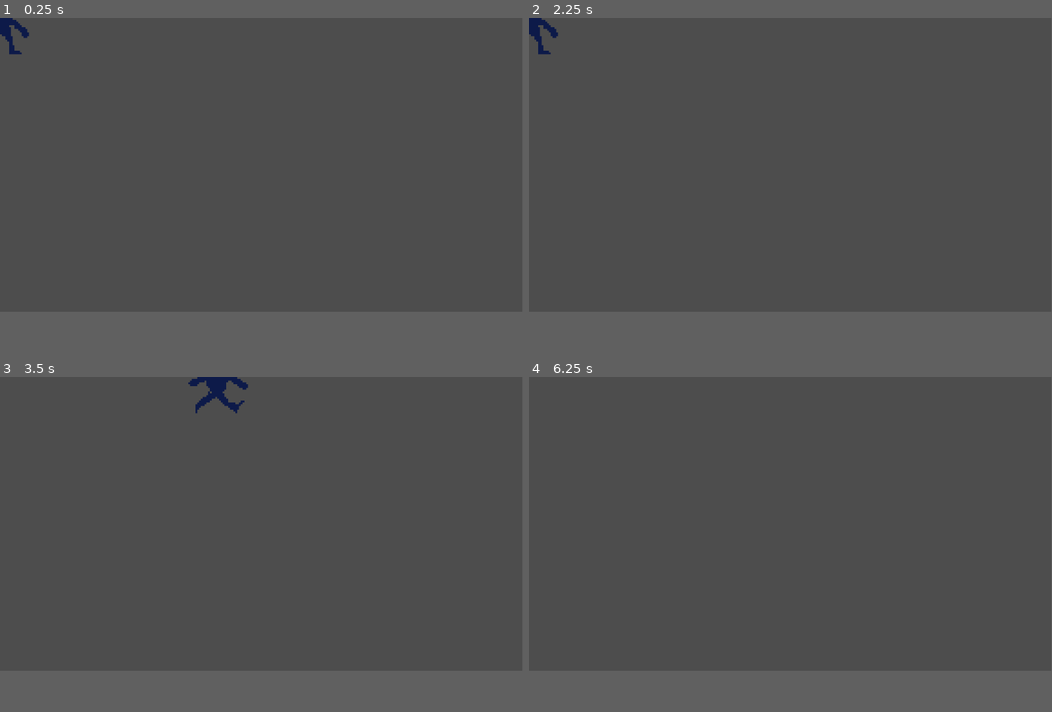
Above: before the commit, frames 1-4 (two rows, left to right).
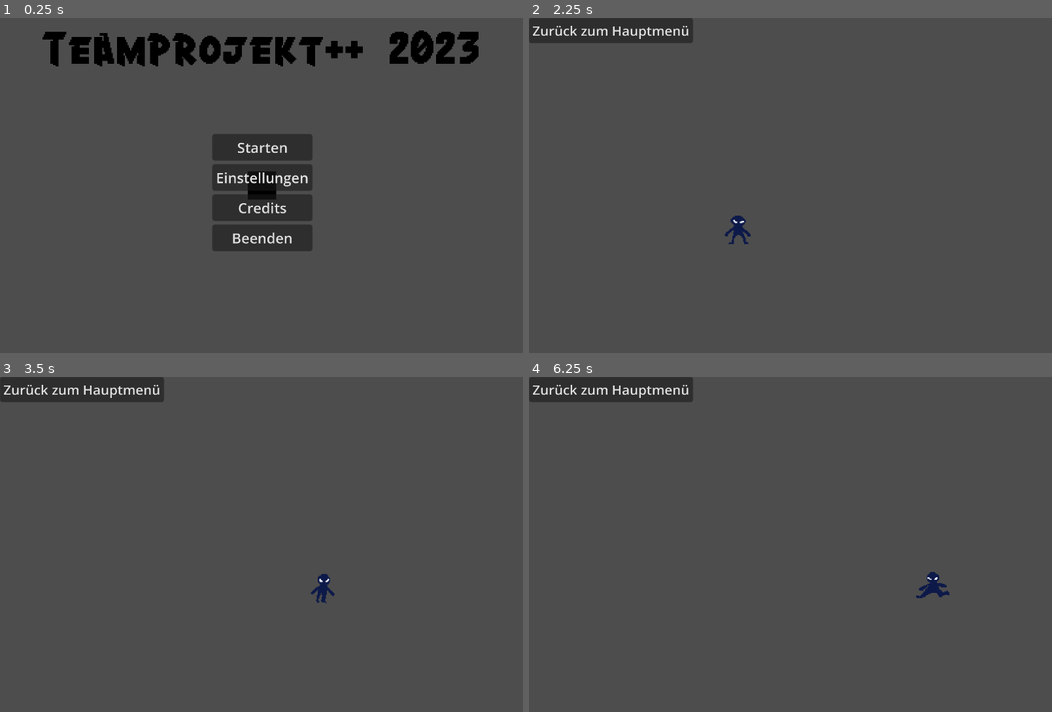
Above: after the commit, the same moments.

Repository: NickZelt/Teamproject23
Game: Godot game, scene res://scenes/main.tscn
Same seed, same stepped clock (60 frames per second), same inputs: the game is played once before the commit and once after it. Before the commit the project starts from res://scenes/player.tscn. Video files are missing from this copy of the repository; at most half a second of black plays in their place.
Inputs (mouse positions are in pixels of both pictures, inside the frame that each line leads up to):
- Up to frame 1 (0.25 s): no input
- Up to frame 2 (2.25 s): click (790, 131) at 0.5 s, where only the run after the commit has a clickable "Starten"; click (612, 28) at 1.25 s, where only the run after the commit has a clickable "Zurück zum Hauptmenü"; click (790, 131) at 2 s, where only the run after the commit has a clickable "Starten"
- Up to frame 3 (3.5 s): hold Right (ui_right) from 2.78 s (still down)
- Up to frame 4 (6.25 s): release Right (ui_right) at 3.53 s; hold Down (ui_down) 3.53-4.28 s; hold Right (ui_right) 4.28-5.03 s; tap Enter at 5 s; hold Up (ui_up) 5.03-5.78 s; hold Left (ui_left) from 5.78 s (still down)
In our replay, the window is 799x449 before the commit and 800x512 after it. These sizes can differ from the game's own. Grey fills any space a smaller window leaves; there, only what the larger window draws over its background counts as a difference.

The runs differ from the first frame. In frame 1, 10% of the frame differs, in the area x 0-92%, y 0-70%; in frame 2, 2.5%; in frame 3, 2.9%; in frame 4, 2.5%.

Commit message:
v0.1.2 - Main Menu
- added a main menu (start game, options, credits, quit game)
- adjusted player movement
- the game starts in full-screen mode now
- project restructured
- code optimizations

Diff:
--- a/project.godot
+++ b/project.godot
@@ -11,12 +11,15 @@
 [application]
 
 config/name="Teamprojekt++"
-run/main_scene="res://scenes/player.tscn"
+run/main_scene="res://scenes/main.tscn"
 config/features=PackedStringArray("4.1", "Forward Plus")
 config/icon="res://assets/godot/icon.svg"
 
 [display]
 
+window/size/viewport_width=2500
+window/size/viewport_height=2000
+window/size/mode=4
 window/stretch/scale=4.0
 
 [rendering]
--- /dev/null
+++ b/scenes/game.gd
@@ -0,0 +1,15 @@
+extends Node
+
+
+# Called when the node enters the scene tree for the first time.
+func _ready():
+	pass # Replace with function body.
+
+
+# Called every frame. 'delta' is the elapsed time since the previous frame.
+func _process(delta):
+	pass
+
+
+func _on_spiel_beenden_pressed():
+	get_tree().change_scene_to_file("res://scenes/menus/main_menu.tscn")
--- /dev/null
+++ b/scenes/game.tscn
@@ -0,0 +1,19 @@
+[gd_scene load_steps=4 format=3 uid="uid://dvkrfidpvwgyd"]
+
+[ext_resource type="Script" path="res://scenes/game.gd" id="1_qnbjn"]
+[ext_resource type="PackedScene" uid="uid://c4asm3gq14cbp" path="res://scenes/world.tscn" id="1_ydath"]
+[ext_resource type="PackedScene" uid="uid://0x1enrtrhxnk" path="res://scenes/player.tscn" id="2_yq3q6"]
+
+[node name="game" type="Node"]
+script = ExtResource("1_qnbjn")
+
+[node name="world" parent="." instance=ExtResource("1_ydath")]
+
+[node name="player" parent="." instance=ExtResource("2_yq3q6")]
+
+[node name="Spiel beenden" type="Button" parent="."]
+offset_right = 8.0
+offset_bottom = 8.0
+text = "Zurück zum Hauptmenü"
+
+[connection signal="pressed" from="Spiel beenden" to="." method="_on_spiel_beenden_pressed"]
--- /dev/null
+++ b/scenes/main.gd
@@ -0,0 +1,11 @@
+extends Node
+
+
+# Called when the node enters the scene tree for the first time.
+func _ready():
+	pass
+
+
+# Called every frame. 'delta' is the elapsed time since the previous frame.
+func _process(delta):
+	pass
--- /dev/null
+++ b/scenes/main.tscn
@@ -0,0 +1,25 @@
+[gd_scene load_steps=4 format=3 uid="uid://di6n42cob2xqx"]
+
+[ext_resource type="Script" path="res://scenes/main.gd" id="1_1djt3"]
+[ext_resource type="PackedScene" uid="uid://dos7dlsh6ikrg" path="res://scenes/menus/main_menu.tscn" id="2_gs7ry"]
+[ext_resource type="PackedScene" uid="uid://dvkrfidpvwgyd" path="res://scenes/game.tscn" id="3_823g0"]
+
+[node name="main" type="Node"]
+script = ExtResource("1_1djt3")
+
+[node name="MainMenu" parent="." instance=ExtResource("2_gs7ry")]
+
+[node name="game" parent="." instance=ExtResource("3_823g0")]
+
+[node name="world" parent="game" index="0"]
+visible = false
+
+[node name="player" parent="game" index="1"]
+visible = false
+
+[node name="Spiel beenden" parent="game" index="2"]
+visible = false
+
+[connection signal="pressed" from="game/Spiel beenden" to="." method="_on_spiel_beenden_pressed"]
+
+[editable path="game"]
--- /dev/null
+++ b/scenes/menus/main_menu.tscn
@@ -0,0 +1,152 @@
+[gd_scene load_steps=5 format=3 uid="uid://dos7dlsh6ikrg"]
+
+[ext_resource type="Script" path="res://scripts/main_menu.gd" id="1_gds5f"]
+[ext_resource type="VideoStream" path="res://assets/others/main_menu1.ogv" id="2_iq12j"]
+[ext_resource type="AudioStream" uid="uid://cdc3cscrmw0nf" path="res://assets/sound/music/kim-lightyear-legends-109307.mp3" id="3_8xo1g"]
+[ext_resource type="FontFile" uid="uid://da3062jus3pln" path="res://assets/fonts/Crang.ttf" id="4_14pno"]
+
+[node name="MainMenu" type="Control"]
+layout_mode = 3
+anchors_preset = 8
+anchor_left = 0.5
+anchor_top = 0.5
+anchor_right = 0.5
+anchor_bottom = 0.5
+grow_horizontal = 2
+grow_vertical = 2
+scale = Vector2(0.53, 0.53)
+script = ExtResource("1_gds5f")
+
+[node name="Control" type="Control" parent="."]
+layout_mode = 1
+anchors_preset = 8
+anchor_left = 0.5
+anchor_top = 0.5
+anchor_right = 0.5
+anchor_bottom = 0.5
+offset_left = -20.0
+offset_top = -20.0
+offset_right = 20.0
+offset_bottom = 20.0
+grow_horizontal = 2
+grow_vertical = 2
+
+[node name="VideoStreamPlayer" type="VideoStreamPlayer" parent="Control"]
+layout_mode = 1
+anchors_preset = 15
+anchor_right = 1.0
+anchor_bottom = 1.0
+grow_horizontal = 2
+grow_vertical = 2
+stream = ExtResource("2_iq12j")
+autoplay = true
+
+[node name="AudioStreamPlayer" type="AudioStreamPlayer" parent="."]
+stream = ExtResource("3_8xo1g")
+volume_db = -5.0
+autoplay = true
+
+[node name="TitleText" type="Label" parent="."]
+layout_mode = 1
+anchors_preset = 5
+anchor_left = 0.5
+anchor_right = 0.5
+offset_left = -495.0
+offset_top = -343.868
+offset_right = 495.0
+offset_bottom = -264.868
+grow_horizontal = 2
+theme_type_variation = &"HeaderLarge"
+theme_override_colors/font_color = Color(0, 0, 0, 1)
+theme_override_fonts/font = ExtResource("4_14pno")
+theme_override_font_sizes/font_size = 75
+text = "Teamprojekt++   2023"
+
+[node name="VersionNumber" type="Label" parent="."]
+layout_mode = 1
+anchors_preset = 3
+anchor_left = 1.0
+anchor_top = 1.0
+anchor_right = 1.0
+anchor_bottom = 1.0
+offset_left = 587.792
+offset_top = 406.076
+offset_right = 686.792
+offset_bottom = 432.076
+grow_horizontal = 0
+grow_vertical = 0
+text = "Version 0.1.2"
+
+[node name="MarginContainer" type="MarginContainer" parent="."]
+layout_mode = 1
+anchors_preset = 8
+anchor_left = 0.5
+anchor_top = 0.5
+anchor_right = 0.5
+anchor_bottom = 0.5
+offset_left = -56.5
+offset_top = -50.5
+offset_right = 56.5
+offset_bottom = 50.5
+grow_horizontal = 2
+grow_vertical = 2
+scale = Vector2(2, 2)
+pivot_offset = Vector2(56, 50)
+
+[node name="Main" type="VBoxContainer" parent="MarginContainer"]
+layout_mode = 2
+size_flags_horizontal = 4
+size_flags_vertical = 4
+alignment = 1
+
+[node name="Play" type="Button" parent="MarginContainer/Main"]
+custom_minimum_size = Vector2(2.08165e-12, 2.08165e-12)
+layout_mode = 2
+text = "Starten"
+
+[node name="Options" type="Button" parent="MarginContainer/Main"]
+layout_mode = 2
+text = "Einstellungen"
+
+[node name="Credits" type="Button" parent="MarginContainer/Main"]
+layout_mode = 2
+text = "Credits"
+
+[node name="Quit" type="Button" parent="MarginContainer/Main"]
+layout_mode = 2
+text = "Beenden"
+
+[node name="Options" type="VBoxContainer" parent="MarginContainer"]
+visible = false
+layout_mode = 2
+
+[node name="Volume" type="Button" parent="MarginContainer/Options"]
+layout_mode = 2
+text = "Lautstärke"
+
+[node name="Back" type="Button" parent="MarginContainer/Options"]
+layout_mode = 2
+text = "Zurück"
+
+[node name="Credits" type="VBoxContainer" parent="MarginContainer"]
+visible = false
+layout_mode = 2
+
+[node name="Label" type="Label" parent="MarginContainer/Credits"]
+layout_mode = 2
+theme_override_colors/font_color = Color(0, 0, 0, 1)
+text = "Main Menu Music:
+Kim Lightyear
+from Pixabay"
+
+[node name="CreditBack" type="Button" parent="MarginContainer/Credits"]
+layout_mode = 2
+text = "Zurück"
+
+[connection signal="pressed" from="MarginContainer/Main/Play" to="." method="_on_play_pressed"]
+[connection signal="pressed" from="MarginContainer/Main/Options" to="." method="_on_options_pressed"]
+[connection signal="pressed" from="MarginContainer/Main/Credits" to="." method="_on_credits_pressed"]
+[connection signal="pressed" from="MarginContainer/Main/Quit" to="." method="_on_quit_pressed"]
+[connection signal="pressed" from="MarginContainer/Options/Volume" to="." method="_on_volume_pressed"]
+[connection signal="pressed" from="MarginContainer/Options/Back" to="." method="_on_back_pressed"]
+[connection signal="pressed" from="MarginContainer/Credits/CreditBack" to="." method="_on_credit_back_pressed"]
--- a/scenes/player.tscn
+++ b/scenes/player.tscn
@@ -480,7 +480,7 @@
 }],
 "loop": true,
 "name": &"running_left",
-"speed": 5.0
+"speed": 15.0
 }, {
 "frames": [{
 "duration": 1.0,
@@ -538,7 +538,7 @@
 }],
 "loop": true,
 "name": &"running_right",
-"speed": 5.0
+"speed": 15.0
 }, {
 "frames": [{
 "duration": 1.0,
@@ -617,11 +617,11 @@
 }]
 
 [node name="player" type="CharacterBody2D"]
+position = Vector2(250, 250)
 script = ExtResource("1_wm3n7")
 
 [node name="CollisionShape2D" type="CollisionShape2D" parent="."]
 
 [node name="AnimatedSprite2D" type="AnimatedSprite2D" parent="."]
 sprite_frames = SubResource("SpriteFrames_avv26")
-animation = &"idle_left"
-speed_scale = 1.5
+animation = &"idle_right"
--- /dev/null
+++ b/scripts/main_menu.gd
@@ -0,0 +1,46 @@
+extends Control
+
+# get called at the start
+func _ready():
+
+	# get Video Stream Player node to attach finished signal to the node
+	var videostream = get_node("Control/VideoStreamPlayer")
+	videostream.finished.connect(loopMenuBackground)
+
+# starts background video again after it finished
+func loopMenuBackground():
+	$Control/VideoStreamPlayer.play()
+
+#################### Main Menu ####################
+# Play Button
+func _on_play_pressed():
+	get_tree().change_scene_to_file("res://scenes/game.tscn")
+
+# Option Button
+func _on_options_pressed():
+	$MarginContainer/Main.hide()
+	$MarginContainer/Options.show()
+
+# Credit Button
+func _on_credits_pressed():
+	$MarginContainer/Main.hide()
+	$MarginContainer/Credits.show()
+
+# Quit game Button
+func _on_quit_pressed():
+	get_tree().quit()
+
+#################### Option Menu ####################
+# Volume Button
+func _on_volume_pressed():
+	pass # Replace with function body.
+
+# Back to Main Menu Button
+func _on_back_pressed():
+	$MarginContainer/Options.hide()
+	$MarginContainer/Main.show()
+
+#################### Credit Menu ####################
+func _on_credit_back_pressed():
+	$MarginContainer/Credits.hide()
+	$MarginContainer/Main.show()
--- a/scripts/player.gd
+++ b/scripts/player.gd
@@ -2,14 +2,16 @@
 
 # max Movement Speed of the player
 const maxSpeed = 200
-const acceleration = 1000
-const friction = 1500
+const acceleration = 5000
+const friction = 5000
 
 # direction of the player
 var current_direcition = "none"
 
 # input by player
 var input = Vector2.ZERO
+
+
 
 # get Input by player
 func get_input():
@@ -71,34 +73,39 @@
 	var direction = current_direcition
 	var animation = $AnimatedSprite2D
 
-	# player is walking right
-	if direction == "right":
-		#animation.flip_h = false
-		if movement == 1:
-			animation.play("running_right")
-		else:
-			animation.play("idle_right")
+	if direction != "none":
 
-	# player is walking left
-	if direction == "left":
-		#animation.flip_h = true
-		if movement == 1:
-			animation.play("running_left")
-		else:
-			animation.play("idle_left")
+		# player is walking right
+		if direction == "right":
+			#animation.flip_h = false
+			if movement == 1:
+				animation.play("running_right")
+			else:
+				animation.play("idle_right")
 
-	# player is walking up
-	if direction == "up":
-		#animation.flip_h = false
-		if movement == 1:
-			animation.play("running_left")
-		else:
-			animation.play("idle_left")
+		# player is walking left
+		if direction == "left":
+			#animation.flip_h = true
+			if movement == 1:
+				animation.play("running_left")
+			else:
+				animation.play("idle_left")
 
-	# player is walking down
-	if direction == "down":
-		#animation.flip_h = false
-		if movement == 1:
-			animation.play("running_right")
-		else:
-			animation.play("idle_right")
+		# player is walking up
+		if direction == "up":
+			#animation.flip_h = false
+			if movement == 1:
+				animation.play("running_left")
+			else:
+				animation.play("idle_left")
+
+		# player is walking down
+		if direction == "down":
+			#animation.flip_h = false
+			if movement == 1:
+				animation.play("running_right")
+			else:
+				animation.play("idle_right")
+
+	else:
+		animation.play("idle_right")
Binary file added: assets/fonts/Crang.ttf
Not shown, added: assets/fonts/Crang.ttf.import
Not shown, added: assets/sound/music/kim-lightyear-legends-109307.mp3.import
Not shown, changed: export_presets.cfg
Not shown, changed: .DS_Store
Not shown, changed: assets/.DS_Store
Not shown, changed: assets/art/.DS_Store
Not shown, added: assets/others/.DS_Store
Not shown, added: assets/others/main_menu1.ogv
Not shown, added: assets/sound/.DS_Store
Not shown, added: assets/sound/music/kim-lightyear-legends-109307.mp3
